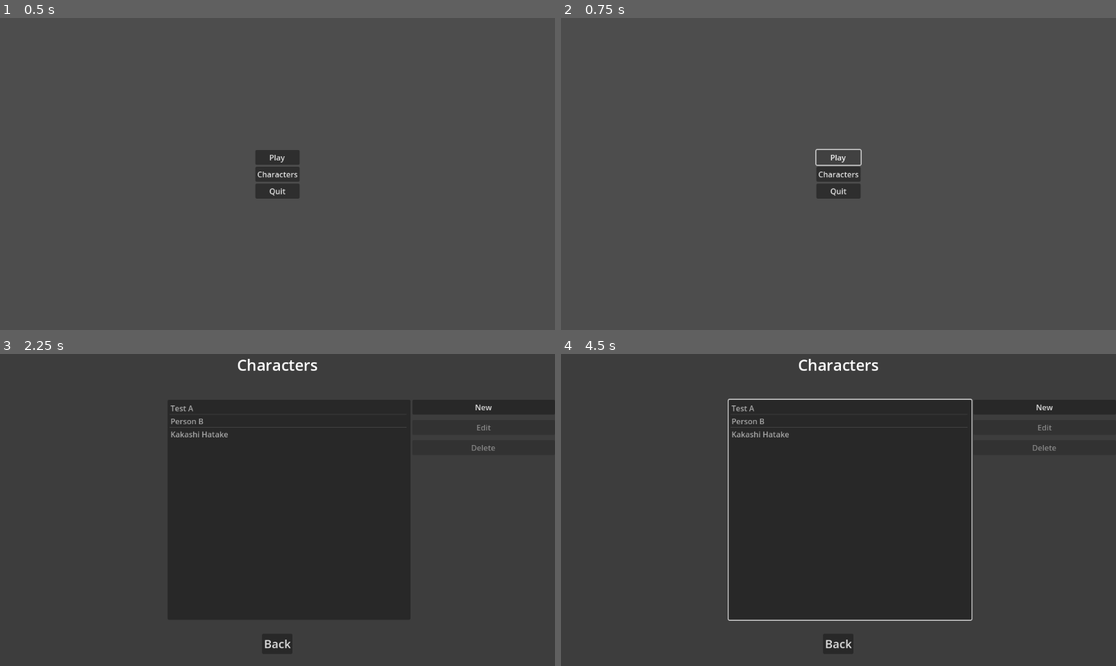
Above: before the commit, frames 1-4 (two rows, left to right).
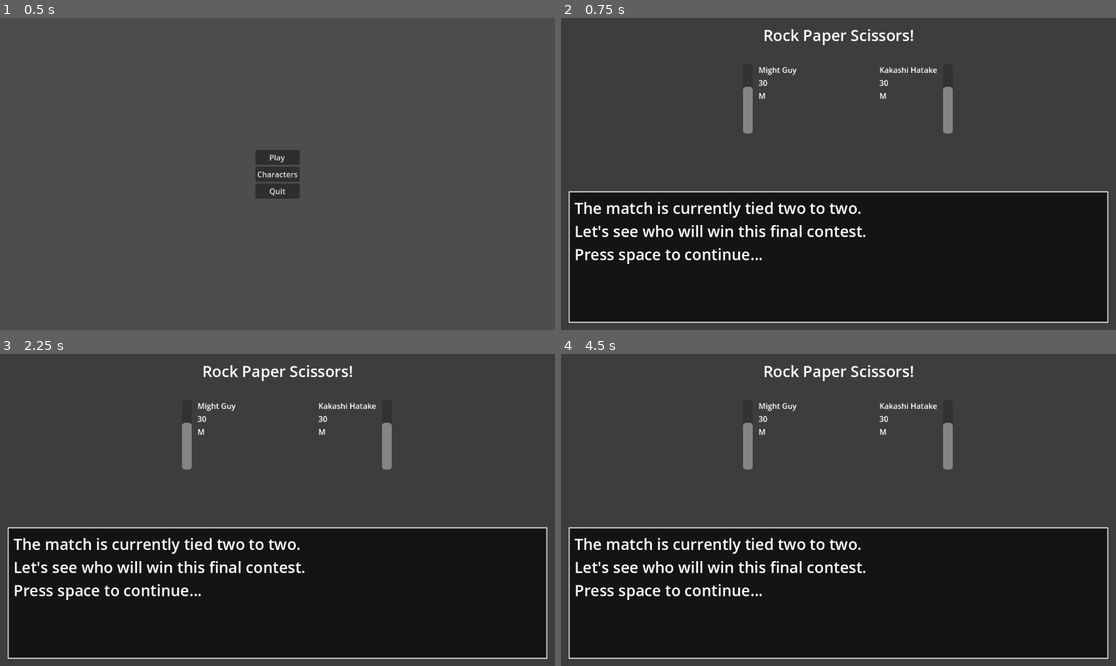
Above: after the commit, the same moments.

Repository: srad1292/RockPaperScissors
Game: Godot game, scene res://Scenes/main_menu.tscn
The game is run twice, just before and just after one commit, with the same random seed, the same clock (stepped at 60 frames per second) and the same inputs.
Inputs (mouse positions are in pixels of both pictures, inside the frame that each line leads up to):
- Up to frame 1 (0.5 s): no input
- Up to frame 2 (0.75 s): click "Play" at 0.5 s
- Up to frame 3 (2.25 s): click (277, 494) at 1.25 s, where only the run before the commit has a clickable "Play"; click (277, 510) at 2 s, where only the run before the commit has a clickable "Characters"
- Up to frame 4 (4.5 s): click (1043, 407) at 2.75 s, where only the run before the commit has a clickable "New"; click (1043, 407) at 3.5 s, where only the run before the commit has a clickable "New"; click (838, 510) at 4.25 s, where only the run before the commit has a clickable "Characters"

Frame 1 is identical in both runs. In frame 2, 42% of the frame differs, in the area x 1-99%, y 3-98%; in frame 3, 30%; in frame 4, 31%.

Commit message:
match ui progress

Diff:
--- a/Resources/Characters/kakashi_hatake.tres
+++ b/Resources/Characters/kakashi_hatake.tres
@@ -5,6 +5,6 @@
 [resource]
 script = ExtResource("1_upbnl")
 name = "Kakashi Hatake"
-age = 32
+age = 31
 gender = "M"
 moves = ["res://Resources/Moves/rock.tres", "res://Resources/Moves/paper.tres", "res://Resources/Moves/scissors.tres"]
--- /dev/null
+++ b/Resources/Characters/might_guy.tres
@@ -0,0 +1,10 @@
+[gd_resource type="Resource" script_class="Character" load_steps=2 format=3 uid="uid://bcxfmyvw2buqc"]
+
+[ext_resource type="Script" path="res://Scripts/Characters/character.gd" id="1_qlqck"]
+
+[resource]
+script = ExtResource("1_qlqck")
+name = "Might Guy"
+age = 30
+gender = "M"
+moves = ["res://Resources/Moves/rock.tres", "res://Resources/Moves/scissors.tres"]
--- /dev/null
+++ b/Scenes/match.tscn
@@ -0,0 +1,207 @@
+[gd_scene load_steps=6 format=3 uid="uid://bdd46kkq6jycf"]
+
+[ext_resource type="Script" path="res://Scripts/character_loader.gd" id="1_7rpkb"]
+[ext_resource type="Script" path="res://Scripts/match_manager.gd" id="1_60205"]
+[ext_resource type="Script" path="res://Scripts/fighter_displays.gd" id="2_loyv6"]
+[ext_resource type="Script" path="res://Scripts/fighter_display.gd" id="3_8dplk"]
+
+[sub_resource type="StyleBoxFlat" id="StyleBoxFlat_jqr0x"]
+bg_color = Color(0.0784314, 0.0784314, 0.0784314, 1)
+border_width_left = 2
+border_width_top = 2
+border_width_right = 2
+border_width_bottom = 2
+border_color = Color(0.870588, 0.870588, 0.870588, 1)
+
+[node name="Match" type="Control"]
+layout_mode = 3
+anchors_preset = 15
+anchor_right = 1.0
+anchor_bottom = 1.0
+grow_horizontal = 2
+grow_vertical = 2
+
+[node name="ColorRect" type="ColorRect" parent="."]
+layout_mode = 1
+anchors_preset = 15
+anchor_right = 1.0
+anchor_bottom = 1.0
+grow_horizontal = 2
+grow_vertical = 2
+color = Color(0.239216, 0.239216, 0.239216, 1)
+
+[node name="CharacterLoader" type="Control" parent="."]
+anchors_preset = 0
+offset_right = 40.0
+offset_bottom = 40.0
+script = ExtResource("1_7rpkb")
+
+[node name="MatchManager" type="Control" parent="."]
+layout_mode = 1
+anchors_preset = 15
+anchor_right = 1.0
+anchor_bottom = 1.0
+grow_horizontal = 2
+grow_vertical = 2
+script = ExtResource("1_60205")
+
+[node name="MatchUI" type="VBoxContainer" parent="MatchManager"]
+layout_mode = 1
+anchors_preset = 15
+anchor_right = 1.0
+anchor_bottom = 1.0
+grow_horizontal = 2
+grow_vertical = 2
+theme_override_constants/separation = 24
+
+[node name="Title" type="HBoxContainer" parent="MatchManager/MatchUI"]
+layout_mode = 2
+size_flags_vertical = 3
+
+[node name="LblTitle" type="Label" parent="MatchManager/MatchUI/Title"]
+layout_mode = 2
+size_flags_horizontal = 3
+theme_override_font_sizes/font_size = 32
+text = "Rock Paper Scissors!"
+horizontal_alignment = 1
+vertical_alignment = 1
+
+[node name="FighterDisplays" type="HBoxContainer" parent="MatchManager/MatchUI"]
+layout_mode = 2
+size_flags_vertical = 3
+size_flags_stretch_ratio = 2.0
+script = ExtResource("2_loyv6")
+
+[node name="Spacer" type="VBoxContainer" parent="MatchManager/MatchUI/FighterDisplays"]
+layout_mode = 2
+size_flags_horizontal = 3
+
+[node name="FighterDisplay" type="HBoxContainer" parent="MatchManager/MatchUI/FighterDisplays"]
+layout_mode = 2
+size_flags_horizontal = 3
+size_flags_stretch_ratio = 2.0
+theme_override_constants/separation = 12
+alignment = 2
+script = ExtResource("3_8dplk")
+
+[node name="WinsBarContainer" type="VBoxContainer" parent="MatchManager/MatchUI/FighterDisplays/FighterDisplay"]
+layout_mode = 2
+
+[node name="WinBar" type="ProgressBar" parent="MatchManager/MatchUI/FighterDisplays/FighterDisplay/WinsBarContainer"]
+custom_minimum_size = Vector2(20, 0)
+layout_mode = 2
+size_flags_vertical = 3
+max_value = 3.0
+step = 1.0
+value = 2.0
+fill_mode = 3
+show_percentage = false
+
+[node name="DetailsContainer" type="VBoxContainer" parent="MatchManager/MatchUI/FighterDisplays/FighterDisplay"]
+layout_mode = 2
+
+[node name="Name" type="Label" parent="MatchManager/MatchUI/FighterDisplays/FighterDisplay/DetailsContainer"]
+layout_mode = 2
+text = "First Last
+"
+
+[node name="Age" type="Label" parent="MatchManager/MatchUI/FighterDisplays/FighterDisplay/DetailsContainer"]
+layout_mode = 2
+text = "30"
+
+[node name="Gender" type="Label" parent="MatchManager/MatchUI/FighterDisplays/FighterDisplay/DetailsContainer"]
+layout_mode = 2
+text = "M
+"
+
+[node name="Spacer2" type="VBoxContainer" parent="MatchManager/MatchUI/FighterDisplays"]
+layout_mode = 2
+size_flags_horizontal = 3
+
+[node name="FighterDisplay2" type="HBoxContainer" parent="MatchManager/MatchUI/FighterDisplays"]
+layout_mode = 2
+size_flags_horizontal = 3
+size_flags_stretch_ratio = 2.0
+theme_override_constants/separation = 12
+script = ExtResource("3_8dplk")
+
+[node name="DetailsContainer" type="VBoxContainer" parent="MatchManager/MatchUI/FighterDisplays/FighterDisplay2"]
+layout_mode = 2
+
+[node name="Name" type="Label" parent="MatchManager/MatchUI/FighterDisplays/FighterDisplay2/DetailsContainer"]
+layout_mode = 2
+text = "First Last
+"
+
+[node name="Age" type="Label" parent="MatchManager/MatchUI/FighterDisplays/FighterDisplay2/DetailsContainer"]
+layout_mode = 2
+text = "30"
+
+[node name="Gender" type="Label" parent="MatchManager/MatchUI/FighterDisplays/FighterDisplay2/DetailsContainer"]
+layout_mode = 2
+text = "M
+"
+
+[node name="WinsBarContainer" type="VBoxContainer" parent="MatchManager/MatchUI/FighterDisplays/FighterDisplay2"]
+layout_mode = 2
+
+[node name="WinBar" type="ProgressBar" parent="MatchManager/MatchUI/FighterDisplays/FighterDisplay2/WinsBarContainer"]
+custom_minimum_size = Vector2(20, 0)
+layout_mode = 2
+size_flags_vertical = 3
+max_value = 3.0
+step = 1.0
+value = 2.0
+fill_mode = 3
+show_percentage = false
+
+[node name="Spacer3" type="VBoxContainer" parent="MatchManager/MatchUI/FighterDisplays"]
+layout_mode = 2
+size_flags_horizontal = 3
+
+[node name="Spacer" type="VBoxContainer" parent="MatchManager/MatchUI"]
+layout_mode = 2
+size_flags_vertical = 3
+
+[node name="PlayByPlay" type="Control" parent="MatchManager/MatchUI"]
+layout_mode = 2
+size_flags_vertical = 3
+size_flags_stretch_ratio = 4.0
+
+[node name="MarginContainer" type="MarginContainer" parent="MatchManager/MatchUI/PlayByPlay"]
+layout_mode = 1
+anchors_preset = 15
+anchor_right = 1.0
+anchor_bottom = 1.0
+grow_horizontal = 2
+grow_vertical = 2
+theme_override_constants/margin_left = 16
+theme_override_constants/margin_right = 16
+theme_override_constants/margin_bottom = 15
+
+[node name="Panel" type="Panel" parent="MatchManager/MatchUI/PlayByPlay/MarginContainer"]
+layout_mode = 2
+theme_override_styles/panel = SubResource("StyleBoxFlat_jqr0x")
+
+[node name="MarginContainer" type="MarginContainer" parent="MatchManager/MatchUI/PlayByPlay/MarginContainer/Panel"]
+layout_mode = 1
+anchors_preset = 15
+anchor_right = 1.0
+anchor_bottom = 1.0
+grow_horizontal = 2
+grow_vertical = 2
+theme_override_constants/margin_left = 12
+theme_override_constants/margin_top = 12
+theme_override_constants/margin_right = 12
+theme_override_constants/margin_bottom = 12
+
+[node name="Label" type="Label" parent="MatchManager/MatchUI/PlayByPlay/MarginContainer/Panel/MarginContainer"]
+layout_mode = 2
+size_flags_vertical = 1
+theme_override_font_sizes/font_size = 32
+text = "The match is currently tied two to two.
+Let's see who will win this final contest.
+Press space to continue..."
+
+[connection signal="characters_loaded" from="CharacterLoader" to="MatchManager" method="_on_characters_loaded"]
+[connection signal="set_active_fighters" from="MatchManager" to="MatchManager/MatchUI/FighterDisplays" method="_on_match_manager_set_active_fighters"]
--- /dev/null
+++ b/Scripts/fighter_display.gd
@@ -0,0 +1,17 @@
+extends HBoxContainer
+class_name FighterDisplay
+
+@onready
+var win_bar = $WinsBarContainer/WinBar
+
+@onready
+var name_label: Label = $DetailsContainer/Name
+
+func set_fighter(fighter: Character):
+	_ensure_loaded()
+	name_label.text = fighter.name
+
+func _ensure_loaded():
+	if !win_bar:
+		win_bar = $WinsBarContainer/WinBar
+		name_label = $DetailsContainer/Name
--- /dev/null
+++ b/Scripts/fighter_displays.gd
@@ -0,0 +1,17 @@
+extends HBoxContainer
+
+@onready
+var fighter1: FighterDisplay = $FighterDisplay
+
+@onready
+var fighter2: FighterDisplay = $FighterDisplay2
+
+
+
+func _on_match_manager_set_active_fighters(c1, c2):
+	if !fighter1 or !fighter2:
+		fighter1 = $FighterDisplay
+		fighter2 = $FighterDisplay2
+
+	fighter1.set_fighter(c1)
+	fighter2.set_fighter(c2)
--- a/Scripts/main_menu.gd
+++ b/Scripts/main_menu.gd
@@ -12,7 +12,7 @@
 
 
 func _on_btn_play_pressed():
-	pass # Replace with function body.
+	get_tree().change_scene_to_file("res://Scenes/match.tscn")
 
 
 func _on_btn_characters_pressed():
--- /dev/null
+++ b/Scripts/match_manager.gd
@@ -0,0 +1,10 @@
+extends Control
+
+signal set_active_fighters(c1: Character, c2: Character)
+
+
+func _on_characters_loaded(characters):
+	if(characters.size() < 2):
+		print("Not enough fighters for a match!")
+	else:
+		set_active_fighters.emit(characters[0], characters[1])
